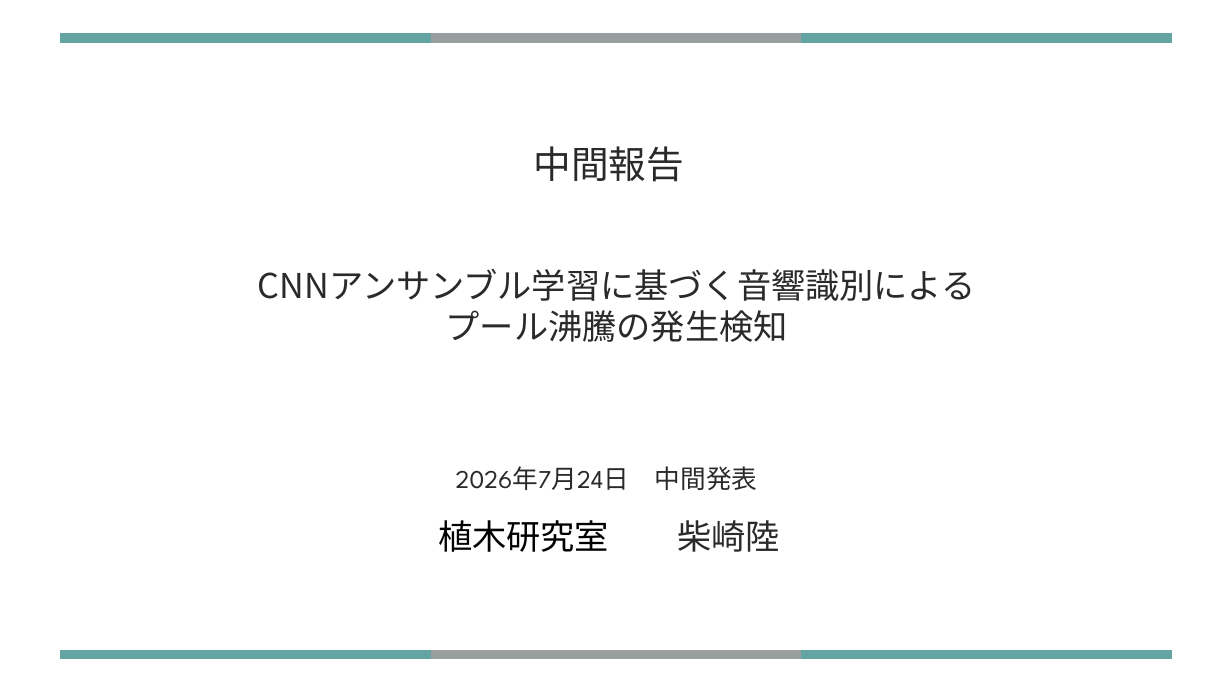
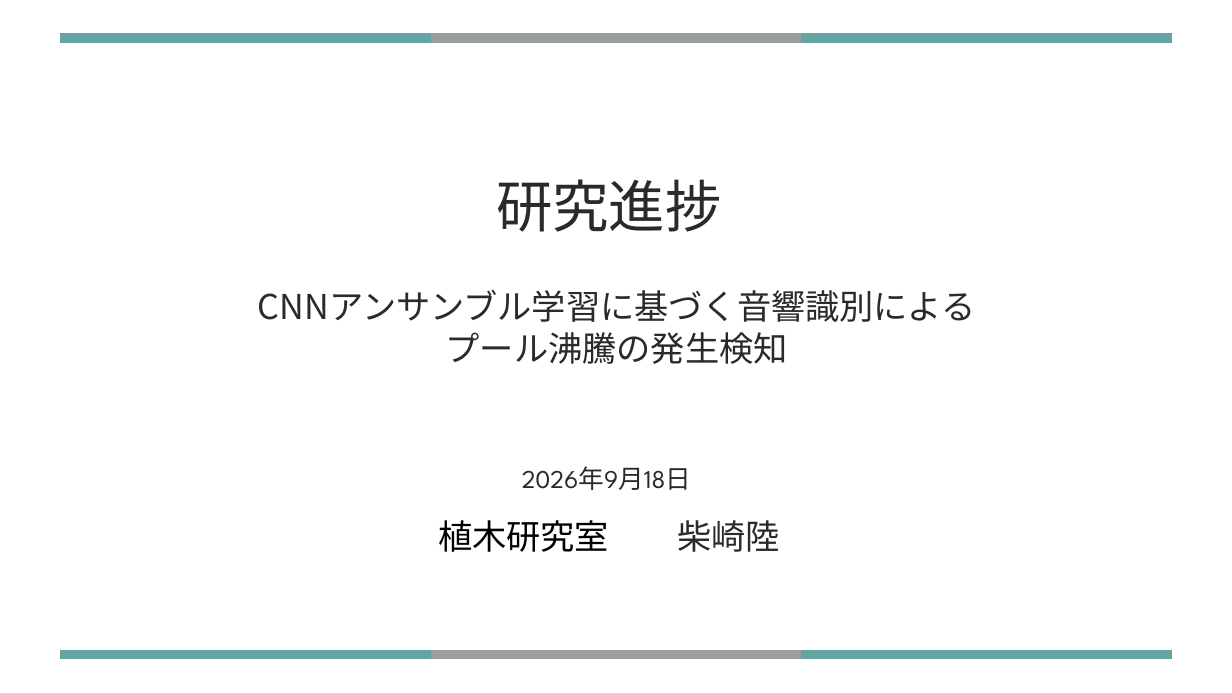
Before and after one commit to S-Riku-tus/university_research, a slide deck: slide 1 of 研究進捗報告/2026/918（研究計画発表）/研究進捗_柴崎陸_0918.pptx. Drawn at 1232x693 pixels with LibreOffice and Linux fonts; fonts in the diff are those of the drawing. Boxes give left, top, right and bottom in pixels: in the first picture for what was removed or moved away, otherwise in the second. Text is boxed around its words. In the diff, an @@ line names an element or a change of style, - is before the commit and + after.

```diff
--- a/研究進捗報告/2026/918（研究計画発表）/研究進捗_柴崎陸_0918.pptx
+++ b/研究進捗報告/2026/918（研究計画発表）/研究進捗_柴崎陸_0918.pptx
@@ text at box(496, 179, 722, 232): text changed; size 44 to 66 pt @@
-中間報告
+研究進捗
@@ text "CNNアンサンブル学習に基づく音響識別による": place and size @@
-text "CNNアンサンブル学習に基づく音響識別による" at box(258, 269, 975, 342)
+text "CNNアンサンブル学習に基づく音響識別による" at box(258, 290, 975, 364)
@@ text at box(522, 466, 692, 490): text changed @@
-2026年7月24日 中間発表
+2026年9月18日
```
Also in this commit, not shown: 3 other slides changed, 4 slides added, 8 slides removed, 1 other file.
